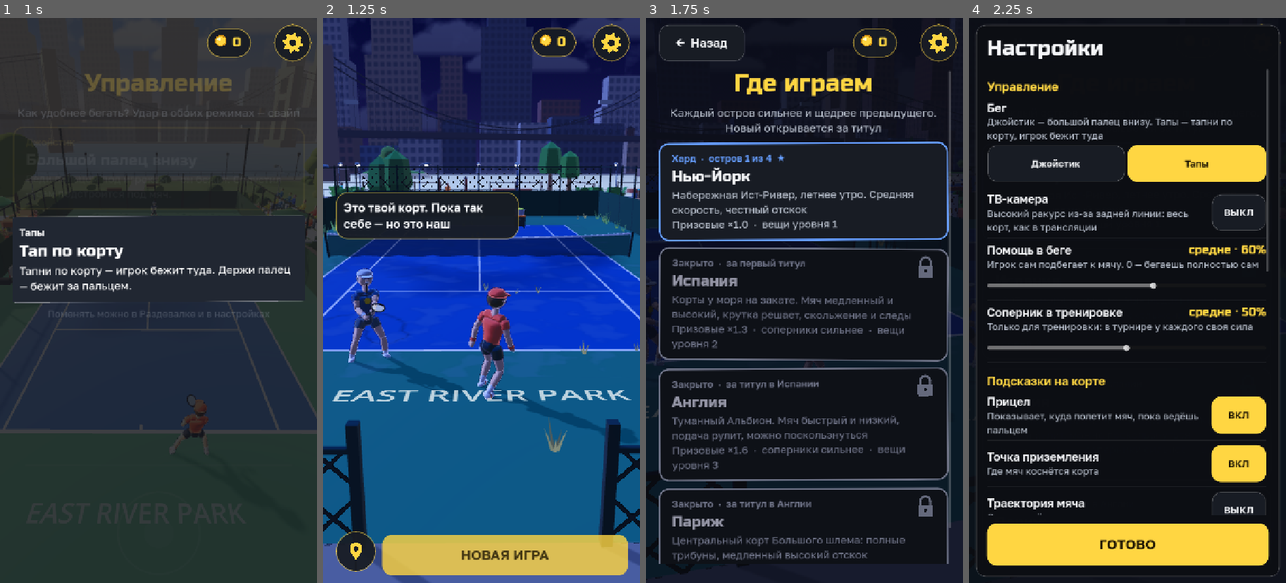
Above: before the commit, frames 1-4 (left to right).
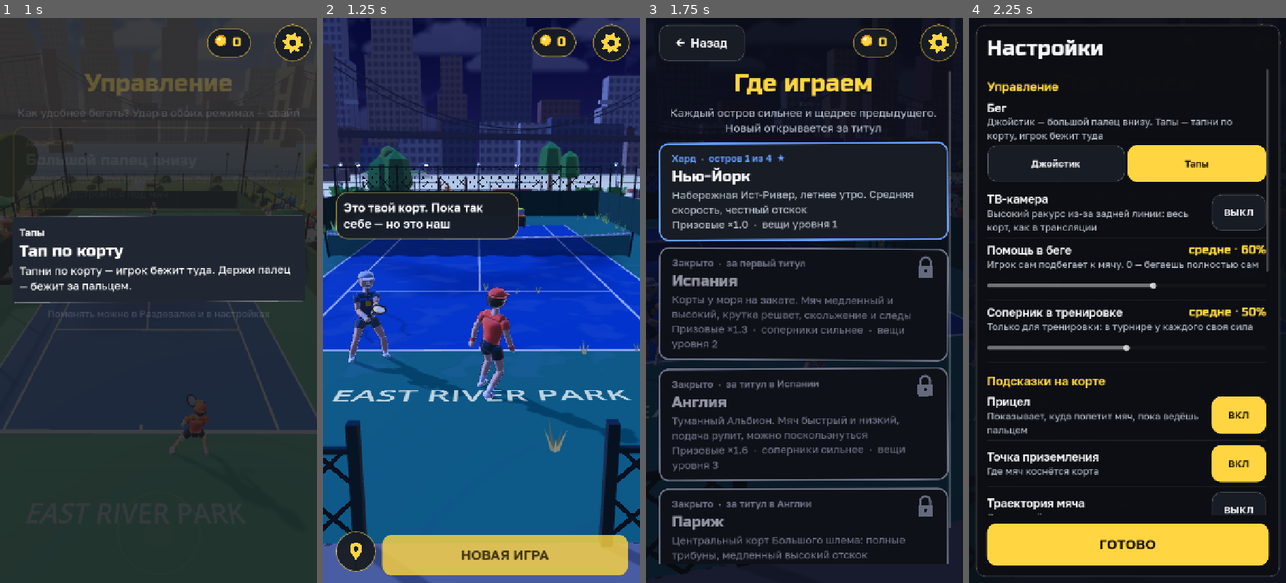
Above: after the commit, the same moments.

Repository: raqavifeb155-lgtm/tennisisi
Game: Godot game, scene res://scenes/main.tscn
Two runs of this game, one before a commit and one after it. Both use one fixed random seed, a clock stepped at 60 frames per second and the inputs below.
Inputs (mouse positions are in pixels of both pictures, inside the frame that each line leads up to):
- Up to frame 1 (1 s): move the mouse to (228, 272) at 0.52 s; hold D from 0.53 s (still down); click (228, 272) at 0.67 s
- Up to frame 2 (1.25 s): keep holding D
- Up to frame 3 (1.75 s): release D at 1.25 s; click "НОВАЯ ИГРА" at 1.25 s
- Up to frame 4 (2.25 s): click (1260, 40) at 2 s

Frame 1 is identical in both runs. In frame 2, 0.5% of the frame differs, in the area x 8-45%, y 44-68%; in frame 3, less than 0.1%; in frame 4, less than 0.1%.

Commit message:
H-7/H-8: rooms' floors (the walker stands on them, ClubWalk.floor_at), NPC tests, the old coach's stoop
Co-Authored-By: Claude Sonnet 5.5 <noreply@anthropic.com>

Diff:
--- a/scripts/athlete_casual.gd
+++ b/scripts/athlete_casual.gd
@@ -85,7 +85,7 @@
 	if a.has_meta("junior") or a.has_meta("elder"):
 		_body(a)
 		if bool(a.get_meta("elder", false)) and a._mode == 0 and a._down < 0.0:
-			a._pitch = lerpf(a._pitch, 0.2, 1.0 - exp(-4.0 * delta))   # a slight stoop
+			a._pitch = 0.2   # a slight stoop (Athlete eases _pitch back to its own every frame: set after it)
 	var on := is_on(a)
 	var racket: Node3D = a._racket
 	if racket != null:
--- a/scripts/club/club.gd
+++ b/scripts/club/club.gd
@@ -25,6 +25,8 @@
 var hud: ClubHud
 var coach := ClubCoach.new()
 var npc := ClubNpc.new()              # whoever can be talked to and bumped into (stream H-8)
+var _hero_y := 0.0                     # the floor he stands on, eased (rooms stand above the ground)
+var _coach_y := 0.0
 var _npc_btn := ""                    # the person whose button is up
 var quests: ClubQuests.Watch          # the coach's quests, counted from the match's events
 var active := false
@@ -305,10 +307,13 @@
 	# Walls and posts: the body slides along them (Athlete only knows its rectangle).
 	var at := world.walk.resolve(Vector2(p.position.x, p.position.z), Vector2(p.position.x, p.position.z), 0.35, npc.agent_list())
 	if at.x != p.position.x or at.y != p.position.z:
-		p.position = Vector3(at.x, 0.0, at.y)
+		p.position = Vector3(at.x, _hero_y, at.y)
+	_hero_y = move_toward(_hero_y, world.walk.floor_at(Vector2(p.position.x, p.position.z)), 1.0 * delta + 0.02)
+	p.position.y = _hero_y
 	var c := coach.body
+	_coach_y = move_toward(_coach_y, world.walk.floor_at(Vector2(c.position.x, c.position.z)), 1.0 * delta + 0.02)
 	var cat := world.walk.resolve(Vector2(c.position.x, c.position.z), Vector2(c.position.x, c.position.z), 0.35, npc.agent_list("coach") + [[Vector2(p.position.x, p.position.z), 0.35]])
-	c.position = Vector3(cat.x, 0.0, cat.y)
+	c.position = Vector3(cat.x, _coach_y, cat.y)
 	if main.ui.is_open() or _roulette_on or _foreman_on or _building:
 		p.move_input = Vector2.ZERO
 		return
--- a/scripts/club/club_walk.gd
+++ b/scripts/club/club_walk.gd
@@ -8,9 +8,19 @@
 var bounds := Rect2(-60, -44, 120, 100)
 var circles: Array = []   # [Vector2 centre, float radius]
 var boxes: Array = []     # Rect2 in x/z
+var floors: Array = []    # [Rect2, height]: a room's floor stands this high; the walker stands on it
 var waypoints: Array = [] # Vector2: gates, doors, path corners - where a route may turn
 var _circle_tags: Array = []   # per circle: "" or what built it (a construction's level)
 var _box_tags: Array = []
+
+
+## How high the ground is under `p` for a walker: a room's floor, else 0.
+func floor_at(p: Vector2) -> float:
+	var h := 0.0
+	for f in floors:
+		if (f[0] as Rect2).has_point(p):
+			h = maxf(h, float(f[1]))
+	return h
 
 
 func add_circle(c: Vector2, r: float, tag := "") -> void:
--- a/scripts/club/world/club_scenery.gd
+++ b/scripts/club/world/club_scenery.gd
@@ -110,6 +110,14 @@
 	daytime = ClubDaytime.new()
 	daytime.name = "daytime"
 	add_child(daytime)
+	# the rooms' floors stand above the ground: the walker stands on them (ClubWalk.floor_at)
+	for id in ["locker", "shop", "coach"]:
+		var c: Vector3 = ClubPlaces.find(id)["pos"]
+		world.walk.floors.append([Rect2(c.x - 3.2, c.z - 2.7, 6.4, 5.4), 0.15])
+	var bt: Vector3 = ClubPlaces.find("bar")["pos"]
+	world.walk.floors.append([Rect2(bt.x - 3.0, bt.z - 3.2 - 2.9, 6.0, 5.0), 0.12])      # the roulette's deck
+	world.walk.floors.append([Rect2(ClubLevels.TROPHY.x - 2.0, ClubLevels.TROPHY.z - 0.6, 4.0, 2.0), 0.12])
+	world.walk.floors.append([Rect2(ClubLevels.BAR.x - 6.5, ClubLevels.BAR.z - 4.9, 13.0, 3.0), 0.10])   # the bar's terrace
 	ClubPack.request(self)
 	_build_signs()
 	_refresh(true)
--- a/tests/club_world_test.gd
+++ b/tests/club_world_test.gd
@@ -412,8 +412,9 @@
 	npc.register("t_guest", Vector3(30.0, 0.0, 30.0), "Поговорить", "club_t_guest", ["один", "два", "три"])
 	club._travel("court")
 	await _frames(3)
-	hero.position = Vector3(30.0, 0.0, 31.3)
-	await _frames(4)
+	hero.position = Vector3(30.0, 0.0, 31.0)
+	await _frames(6)
+	print("   (place %s, npc %s, auto %s, ui %s)" % [club._place, club._npc_btn, club._auto, main.ui.is_open()])
 	check(club.hud.current_place() == "npc_t_guest", "a person within 1.2 m: the button (%s)" % club.hud.current_place())
 	var said := []
 	for k in 4:
@@ -424,18 +425,15 @@
 	hero.position = Vector3(30.0, 0.0, 34.0)
 	await _frames(4)
 	check(club.hud.current_place() != "npc_t_guest", "a step away: the button goes")
-	# walk straight into him: the hero stops at his body
-	hero.position = Vector3(30.0, 0.0, 33.0)
-	hero.rotation.y = 0.0
-	main.hud.touch._stick_vector = Vector2(0, -1)
-	for i in 120:
-		await physics_frame
-	main.hud.touch._stick_vector = Vector2.ZERO
-	var gap := Vector2(hero.position.x - 30.0, hero.position.z - 30.0).length()
-	check(gap > 0.7 and gap < 1.2, "the hero stops at the person's body (%.2f m)" % gap)
+	# a body is solid: whoever is put inside it is pushed out to the edge
+	var pushed := w.walk.resolve(Vector2(30.0, 30.4), Vector2(30.0, 30.4), 0.35, npc.agent_list())
+	var gap := pushed.distance_to(Vector2(30.0, 30.0))
+	check(gap > 0.74 and gap < 0.8, "the hero can't stand inside a person's body (%.2f m)" % gap)
 	npc.unregister("t_guest")
 	# the coach is solid too
 	var coach_body: Node3D = main.cpu
+	hero.position = coach_body.position + Vector3(0, 0, 3.0)
+	cam.snap()
 	hero.position = coach_body.position + Vector3(0, 0, 3.0)
 	main.hud.touch._stick_vector = Vector2(0, -1)
 	for i in 100:
@@ -468,12 +466,20 @@
 	root.add_child(old)
 	old.setup(-1.0, Color(0.5, 0.5, 0.5), Rect2(-9, -18, 18, 36))
 	AthleteCasual.make_elder(old)
-	await _frames(6)
+	await _frames(40)
 	check(kid._model.scale.y < 0.7 and kid._model.scale.y > 0.6 and kid._head.scale.x > 1.28 * 1.4, "a junior is 0.7 of the adult, his head bigger (%.2f, head x%.2f)" % [kid._model.scale.y, kid._head.scale.x / 1.28])
 	check(old._pitch > 0.1 and (old._bones["chest"] as Node3D).get_child_count() >= 2, "the old coach stoops and wears a whistle on a cord (%.2f)" % old._pitch)
 	check(old.look["hair_color"] == 10 and old.look["beard"] == 2, "grey hair, a moustache")
 	kid.queue_free()
 	old.queue_free()
+	# in a room the hero stands on its floor, not under it
+	for id in ["locker", "shop", "coach"]:
+		var rc: Vector3 = ClubPlaces.find(id)["pos"]
+		hero.position = Vector3(rc.x, 0.0, rc.z)
+		for i in 30:
+			await physics_frame
+		check(hero.position.y >= w.walk.floor_at(Vector2(rc.x, rc.z)) - 0.01 and hero.position.y > 0.1, "in the %s room his feet are on the floor (y %.2f)" % [id, hero.position.y])
+	hero.position = Vector3(0, 0, 14)
 	# a match takes the racket back
 	club._on_choice("practice", 0)
 	await _frames(4)
